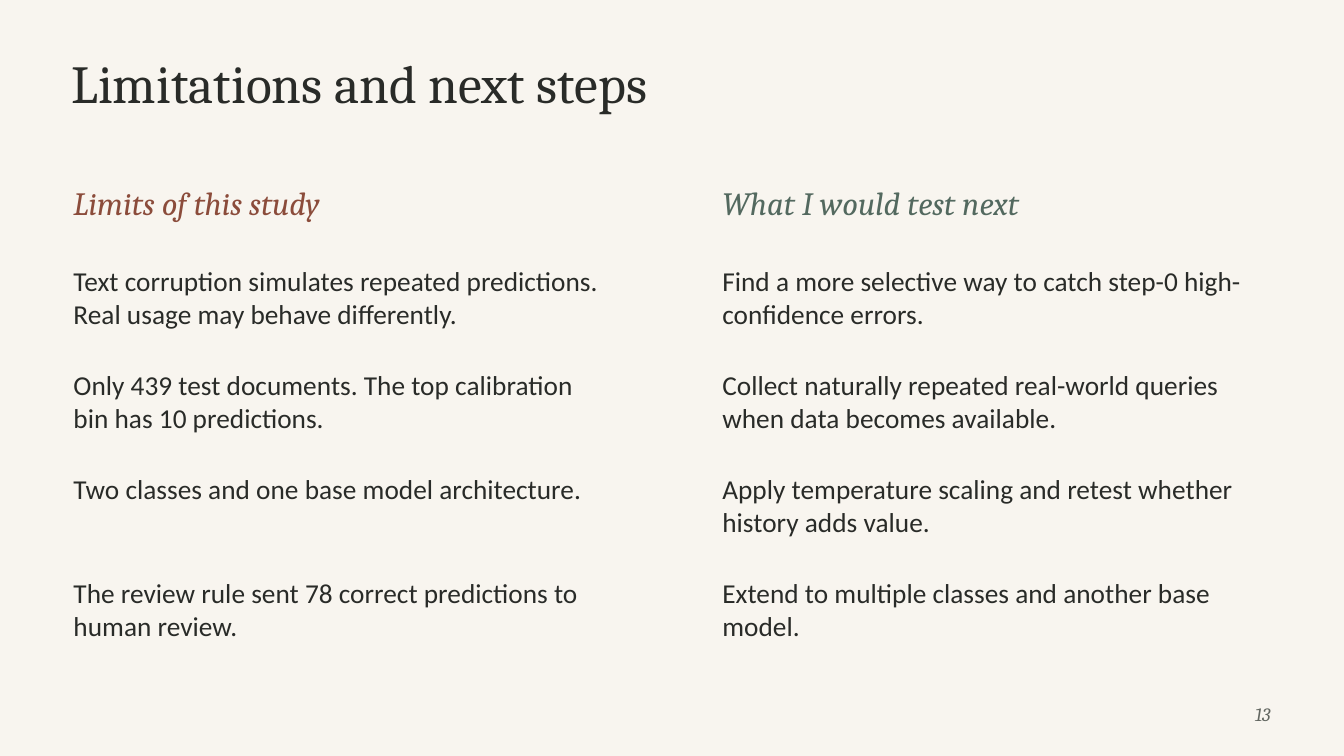
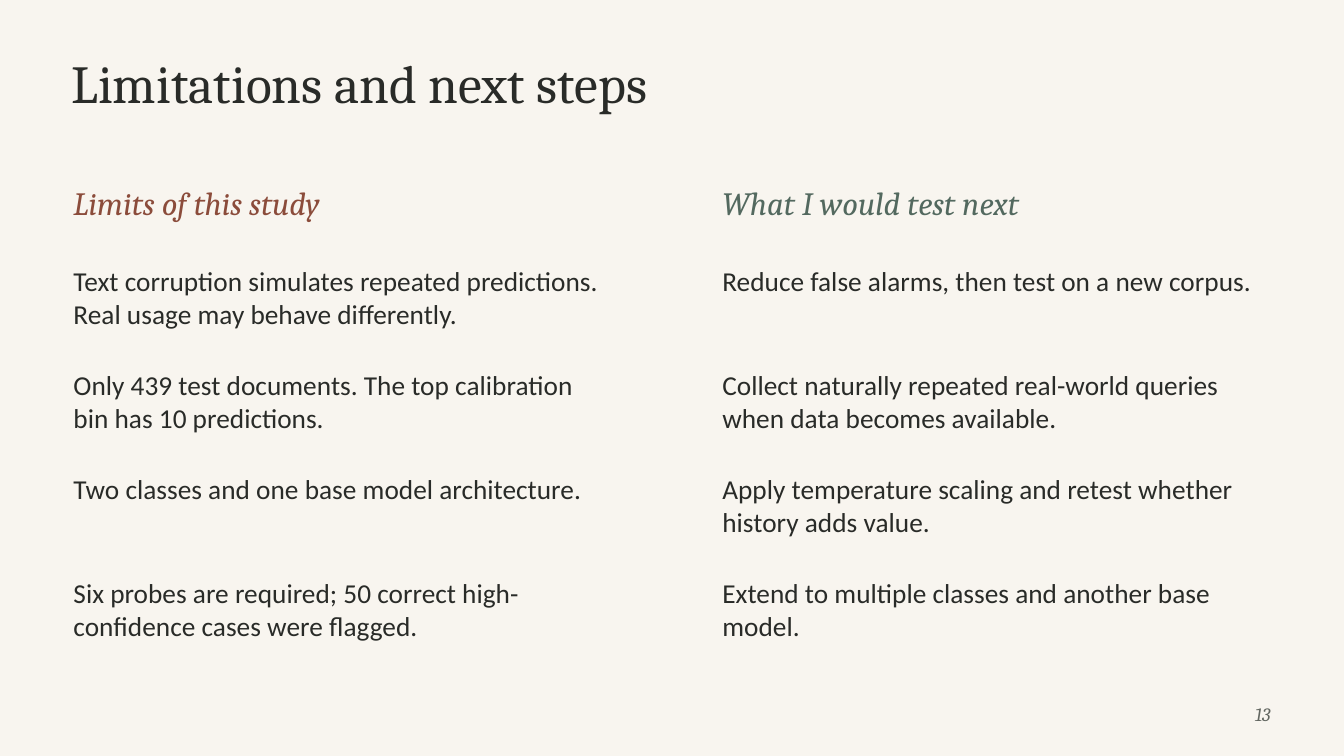
Before and after one commit to ahansardar/ai-confidence-drift, a slide deck: slide 13 of reports/presentation/AI_Confidence_Drift_Presentation.pptx. Drawn at 1344x756 pixels with LibreOffice and Linux fonts; fonts in the diff are those of the drawing. Boxes give left, top, right and bottom in pixels: in the first picture for what was removed or moved away, otherwise in the second. Text is boxed around its words. In the diff, an @@ line names an element or a change of style, - is before the commit and + after.

Commit message:
Train sequence detector for original high-confidence errors

```diff
--- a/reports/presentation/AI_Confidence_Drift_Presentation.pptx
+++ b/reports/presentation/AI_Confidence_Drift_Presentation.pptx
@@ text at <box>722,272,1251,296</box>: text changed @@
-Find a more selective way to catch step-0 high-confidence errors.
+Reduce false alarms, then test on a new corpus.
@@ text at <box>73,584,518,641</box>: text changed @@
-The review rule sent 78 correct predictions to human review.
+Six probes are required; 50 correct high-confidence cases were flagged.
```
Also in this commit, not shown: 3 other slides changed, 11 other files.
